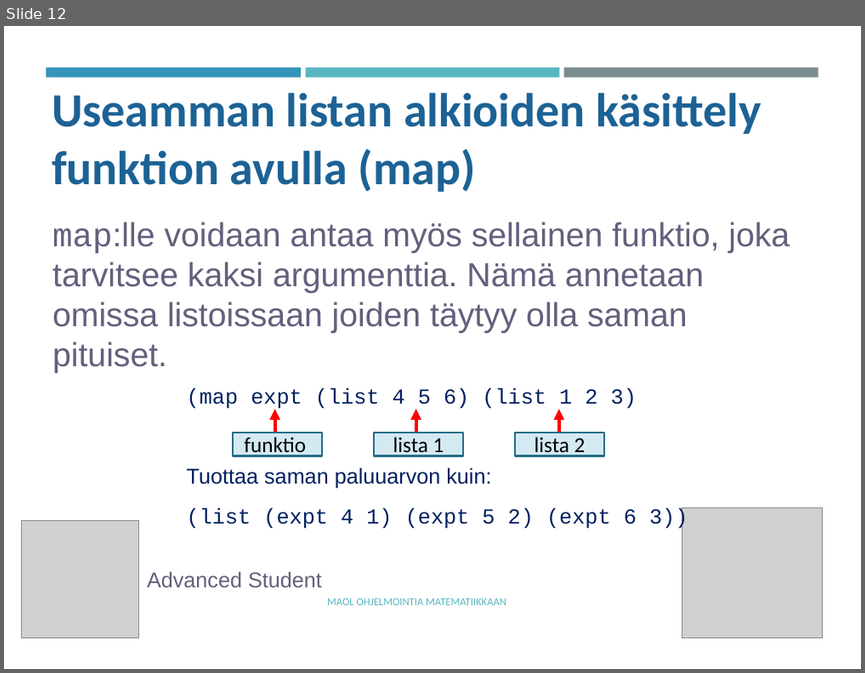
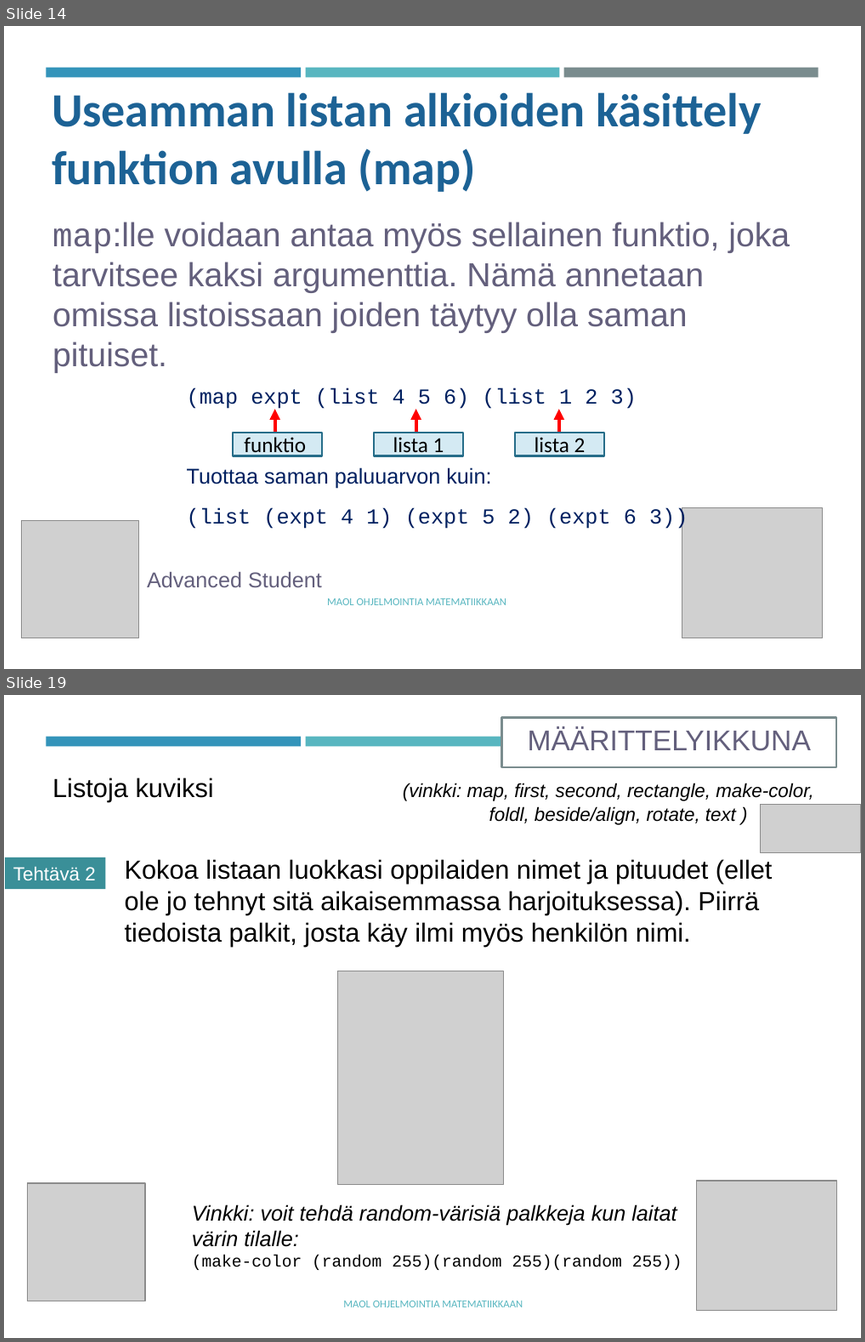
Before and after one commit to tyynetyyne/tyynetyyne.github.io, a slide deck: tehtavat/tiedostot/maol/power_point/Racket-MAOL-9-listat.pptx. Shown one above the other, each under a label of ours: slide 12 before the commit, slides 14 and 19 after it; the slides between them are not shown. The pictures are 865x673 and 865x1342 pixels, drawn with LibreOffice and Linux fonts; fonts in the diff are those of the drawing; grey boxes stand for pictures. Boxes give left, top, right and bottom in pixels: in the first picture for what was removed or moved away, otherwise in the second. Text is boxed around its words. In the diff, an @@ line names an element or a change of style, - is before the commit and + after.

```diff
--- a/tehtavat/tiedostot/maol/power_point/Racket-MAOL-9-listat.pptx
+++ b/tehtavat/tiedostot/maol/power_point/Racket-MAOL-9-listat.pptx
@@ slide 19 added at (4,695,861,1338), background #FFFFFF; not listed: 2 template elements that a slide beside it also shows @@
@@ rectangle added at (502,717,836,767), fill #FFFFFF, outline #7A8C8E 1.75 pt, 24 pt, text #635F7C @@
+MÄÄRITTELYIKKUNA
@@ text added at (52,777,813,825), 16 pt, text #000000, italic @@
+Listoja kuviksi (vinkki: map, first, second, rectangle, make-color,
+foldl, beside/align, rotate, text )
@@ picture added at (760,804,861,851) @@
@@ rectangle added at (5,857,105,889), fill #3A8F98, 16 pt, text #FFFFFF @@
+Tehtävä 2
@@ text added at (125,859,772,946), 22 pt, text #000000 @@
+Kokoa listaan luokkasi oppilaiden nimet ja pituudet (ellet ole jo tehnyt sitä aikaisemmassa harjoituksessa). Piirrä tiedoista palkit, josta käy ilmi myös henkilön nimi.
@@ picture added at (338,971,504,1185) @@
@@ picture added at (28,1183,145,1300) @@
@@ text added at (192,1204,682,1270), 18 pt, text #000000, italic @@
+Vinkki: voit tehdä random-värisiä palkkeja kun laitat värin tilalle:
+(make-color (random 255)(random 255)(random 255))
@@ picture added at (696,1181,837,1310) @@
@@ text added at (343,1300,522,1307), 9 pt, text #58B6C0 @@
+MAOL OHJELMOINTIA MATEMATIIKKAAN
@@ what was slide 12 is now slide 14 @@
```
Also in this commit, not shown: 6 slides changed, 10 other slides added, 2 slides removed, 2 other files.
